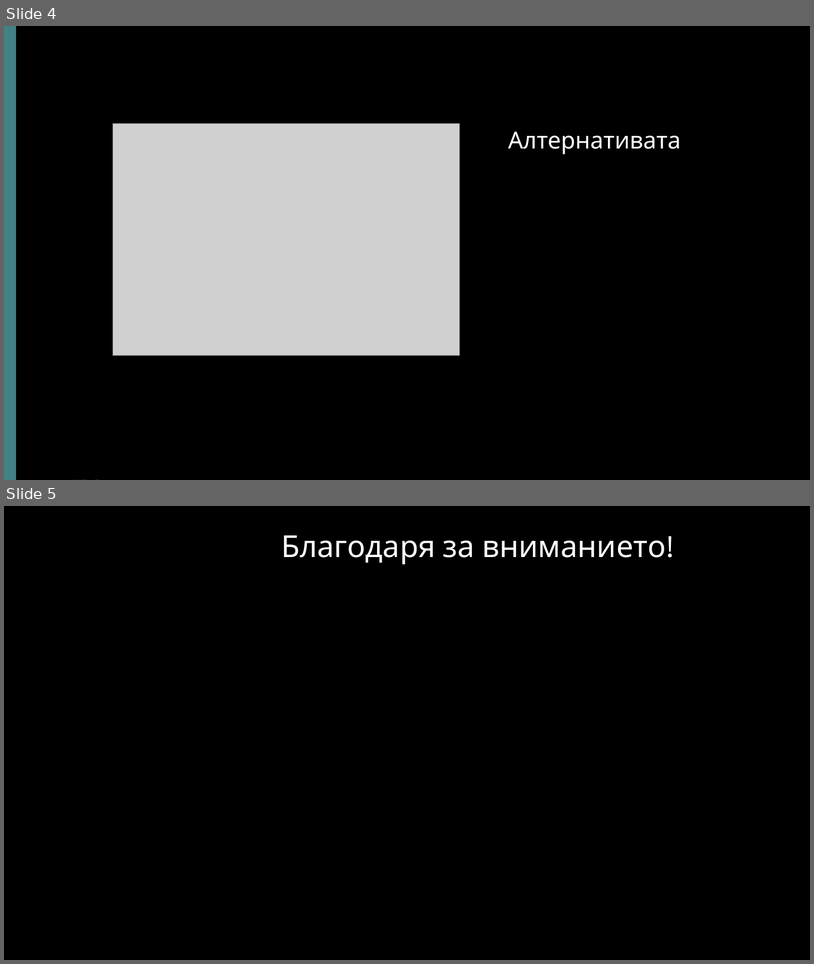
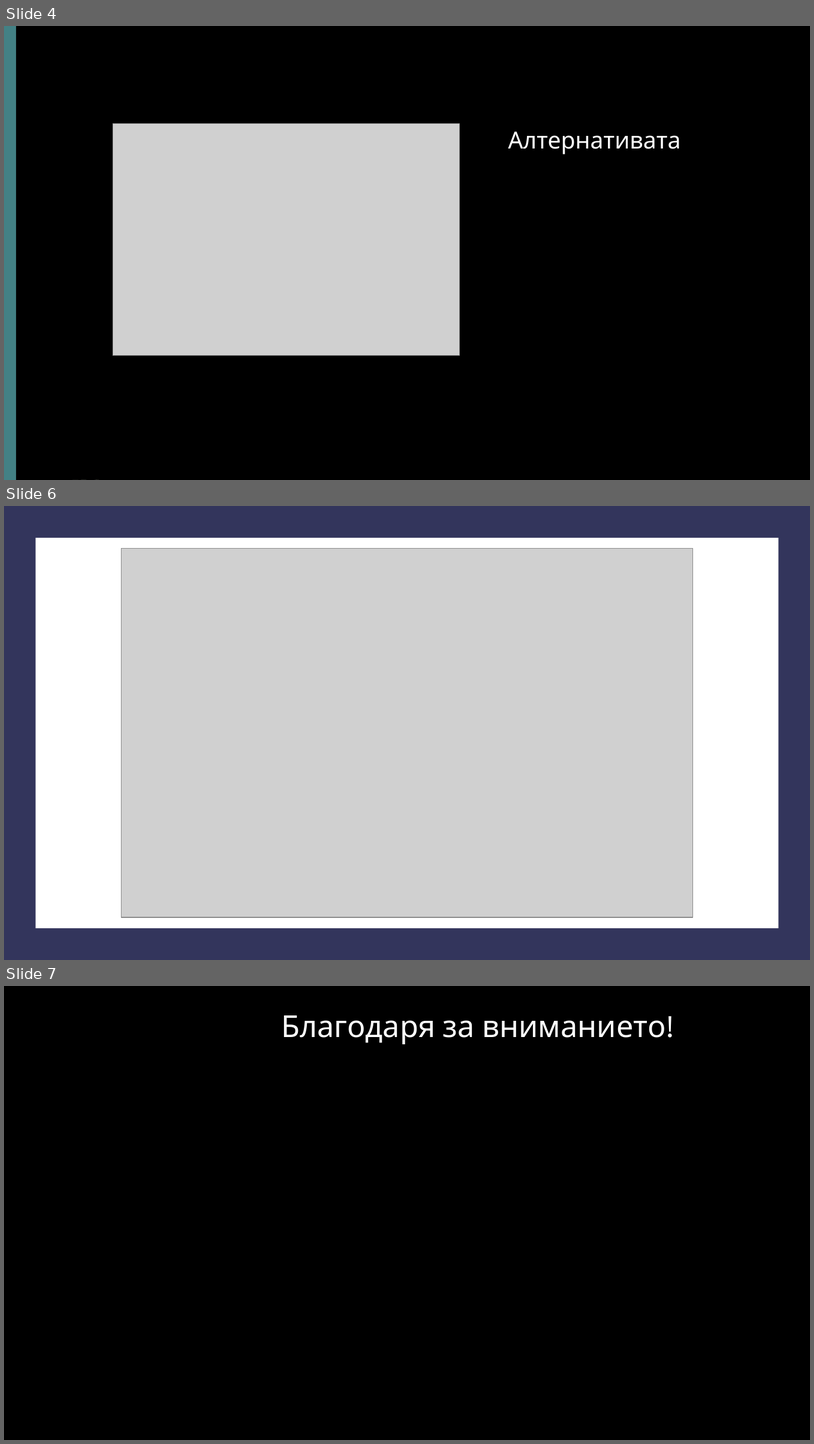
Before and after one commit to valentin-aleksandrov/musician-guide-tool, a slide deck: resources/presentation.pptx. Shown one above the other, each under a label of ours: slides 4 and 5 before the commit, slides 4, 6 and 7 after it; the slides between them are not shown. The pictures are 814x964 and 814x1444 pixels, drawn with LibreOffice and Linux fonts; fonts in the diff are those of the drawing; grey boxes stand for pictures; background and template pictures are left out. Boxes give left, top, right and bottom in pixels: in the first picture for what was removed or moved away, otherwise in the second. Text is boxed around its words. In the diff, an @@ line names an element or a change of style, - is before the commit and + after.

```diff
--- a/resources/presentation.pptx
+++ b/resources/presentation.pptx
@@ slide 6 added at [4, 506, 810, 960], background gradient #FFFFFF to #DFE8C4 @@
@@ rectangle added at [4, 506, 16, 960], fill #766F54 @@
@@ rectangle added at [4, 506, 810, 960], fill #33355C @@
@@ rectangle added at [35, 538, 779, 928], fill #FFFFFF @@
@@ freeform shape added at [4, 553, 109, 586], fill #A53010 @@
@@ picture added at [122, 549, 693, 917] @@
@@ group added at [4, 676, 98, 960]: 5 freeform shapes @@
@@ group added at [4, 676, 98, 960]: 5 freeform shapes @@
@@ group added at [6, 506, 99, 960]: 5 freeform shapes @@
@@ what was slide 5 is now slide 7 @@
```
Also in this commit, not shown: 1 other slide added.
